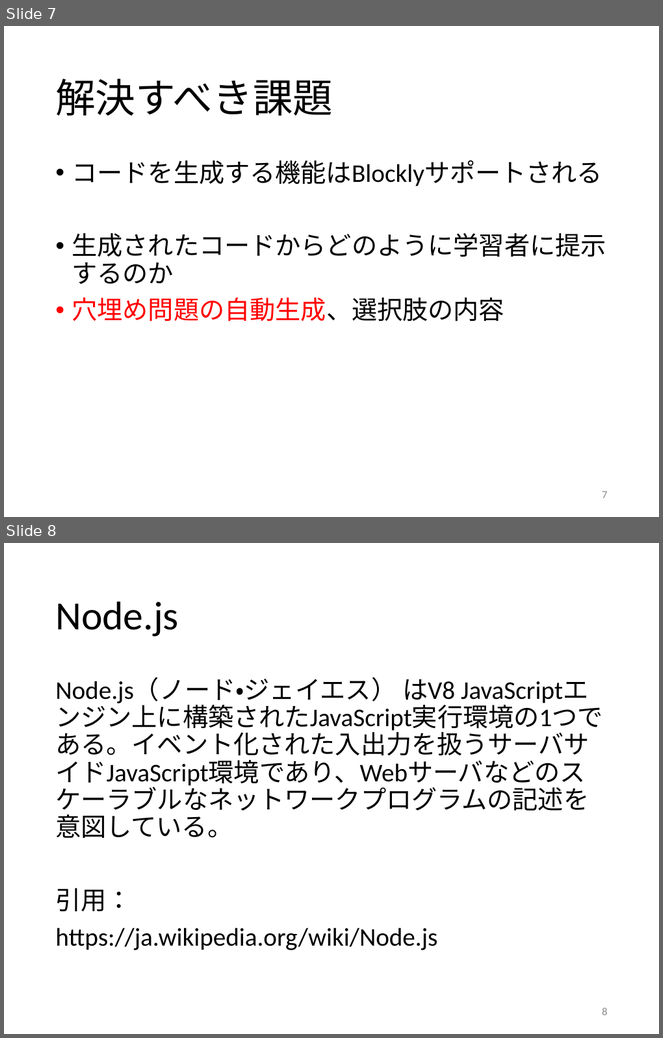
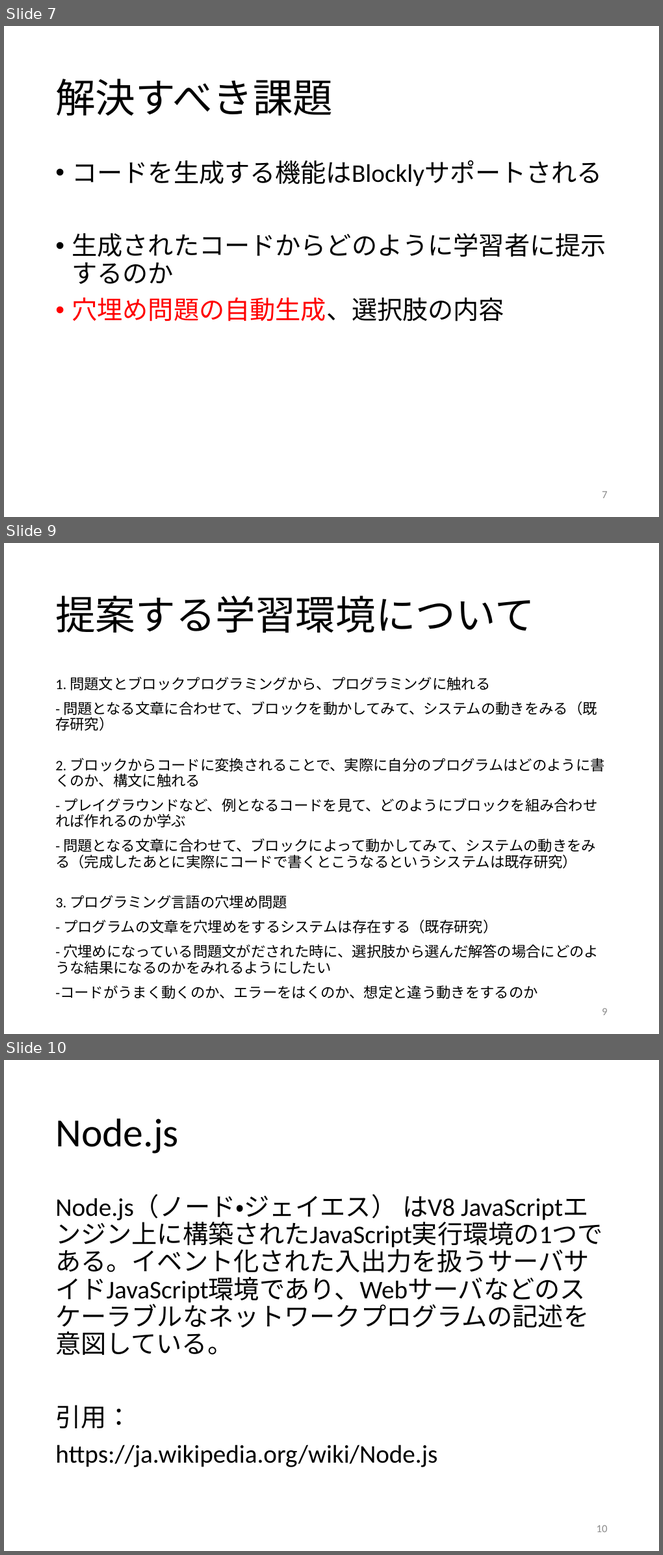
Before and after one commit to kait-takanolab/1821121-shimaoka-thesis, a slide deck: 1821121_shimaoka_sotsuken.pptx. Shown one above the other, each under a label of ours: slides 7 and 8 before the commit, slides 7, 9 and 10 after it; the slides between them are not shown. The pictures are 663x1038 and 663x1555 pixels, drawn with LibreOffice and Linux fonts; fonts in the diff are those of the drawing. Boxes give left, top, right and bottom in pixels: in the first picture for what was removed or moved away, otherwise in the second. Text is boxed around its words. In the diff, an @@ line names an element or a change of style, - is before the commit and + after.

```diff
--- a/1821121_shimaoka_sotsuken.pptx
+++ b/1821121_shimaoka_sotsuken.pptx
@@ slide 9 added at (4,543,659,1034), background #FFFFFF @@
@@ title added at (55,596,534,633), 44 pt, text #000000 @@
+提案する学習環境について
@@ text added at (55,677,605,999), 16 pt, text #000000 @@
+1. 問題文とブロックプログラミングから、プログラミングに触れる
+- 問題となる文章に合わせて、ブロックを動かしてみて、システムの動きをみる（既存研究）
+2. ブロックからコードに変換されることで、実際に自分のプログラムはどのように書くのか、構文に触れる
+- プレイグラウンドなど、例となるコードを見て、どのようにブロックを組み合わせれば作れるのか学ぶ
+- 問題となる文章に合わせて、ブロックによって動かしてみて、システムの動きをみる（完成したあとに実際にコードで書くとこうなるというシステムは既存研究）
+3. プログラミング言語の穴埋め問題
+- プログラムの文章を穴埋めをするシステムは存在する（既存研究）
+- 穴埋めになっている問題文がだされた時に、選択肢から選んだ解答の場合にどのような結果になるのかをみれるようにしたい
+-コードがうまく動くのか、エラーをはくのか、想定と違う動きをするのか
@@ page number added at (602,1008,607,1016), 12 pt, text #8C8C8C @@
+9
@@ what was slide 8 is now slide 10 @@
@@ page number at (597,1525,608,1533): text changed @@
-8
+10
```
Also in this commit, not shown: 1 other slide added.
